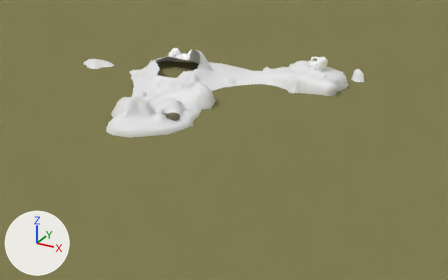
An edit to the Blender file Game/OutdoorsBase.blend, drawn before and after from the same camera.
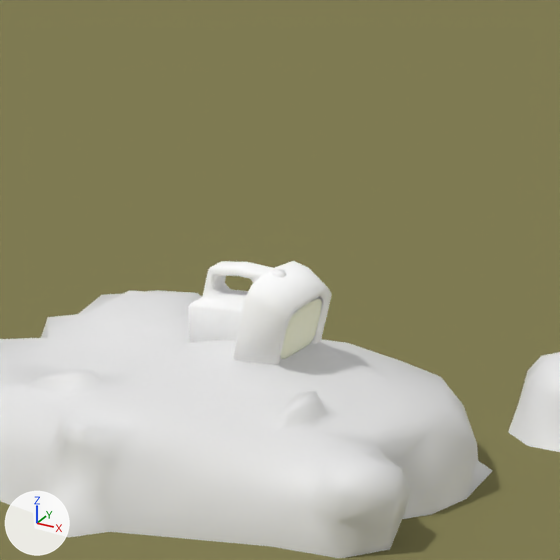
The first picture shows the older version from a 50 mm lens placed at (512.0, -872.0, 335.0), pointed at (71.0, -71.0, -65.0). The close-ups show both versions on the part from 63% to 80% of the width and 8% to 34% of the height of that picture; other places that the commit changed are outside them. Lighting does not change. The marker at lower left points along +X, +Y and +Z.

Names of what the first close-up shows: 'Island_base', 'Torch', 'TorchLens', 'TorchReflector', 'Water'.
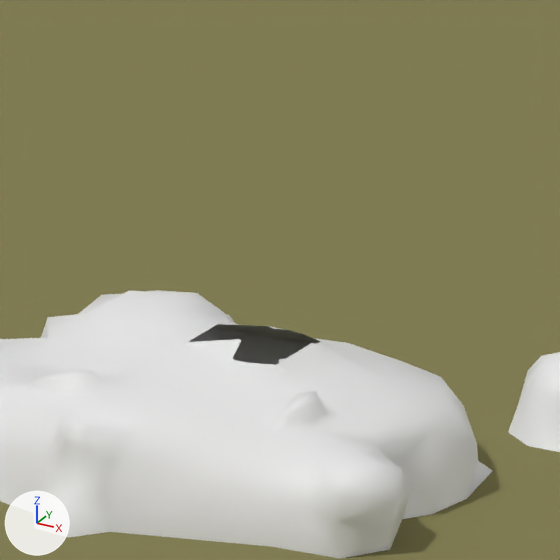
Where the change shows, as pixel boxes [x1, y1, x2, y2] in the close-ups (560 x 560 px):
'Torch', hidden
    before: [188, 261, 332, 365]
'TorchLens', hidden
    before: [281, 299, 322, 359]
'TorchReflector', hidden
    before: [280, 296, 323, 359]

Patch to the scene script:
```diff
--- a/Game/OutdoorsBase.blend.py
+++ b/Game/OutdoorsBase.blend.py
@@ ob_torch @@
 ob_torch.rotation_euler = (-0.00515, 0.151, 4.448)  # degrees (-0.3, 8.7, 255)
+ob_torch.hide_set(True)  # its collection is switched off
@@ ob_torchlens @@
 _m = ob_torchlens.modifiers.new('Subsurf', 'SUBSURF')
+ob_torchlens.hide_set(True)  # its collection is switched off
@@ ob_torchreflector @@
 _m = ob_torchreflector.modifiers.new('Subsurf', 'SUBSURF')
+ob_torchreflector.hide_set(True)  # its collection is switched off
```
